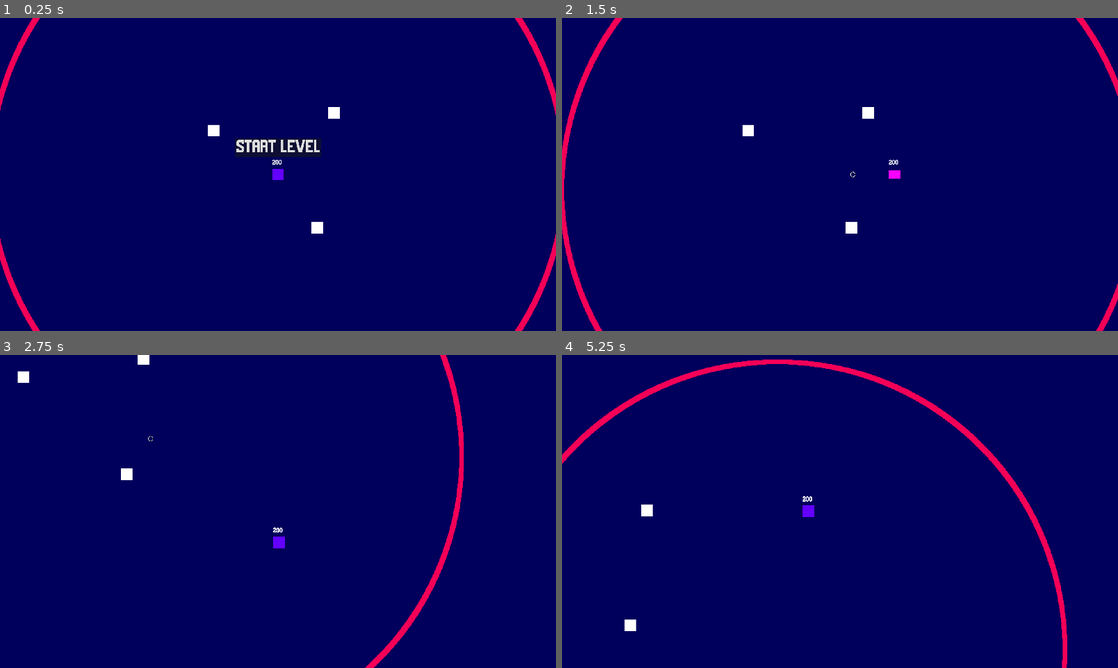
Above: before the commit, frames 1-4 (two rows, left to right).
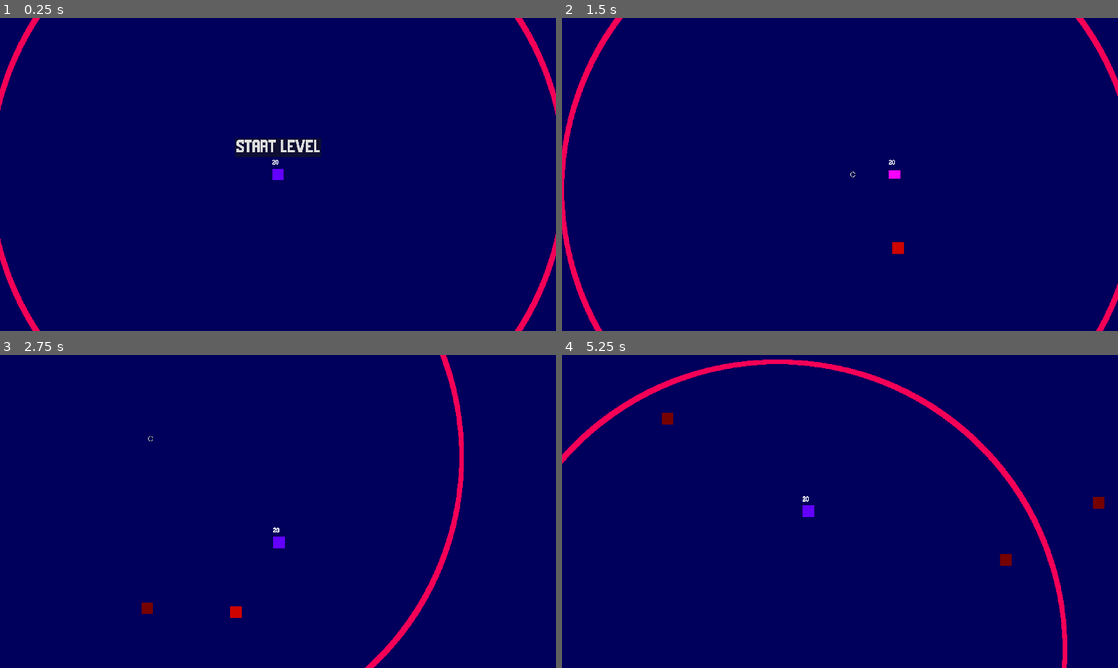
Above: after the commit, the same moments.

Repository: DirtyDan16/The-Safe-Zone
Game: Godot game, scene res://scenes/Levels/level_1.tscn
Same seed, same stepped clock (60 frames per second), same inputs: the game is played once before the commit and once after it.
Inputs (mouse positions are in pixels of both pictures, inside the frame that each line leads up to):
- Up to frame 1 (0.25 s): no input
- Up to frame 2 (1.5 s): click "START LEVEL" at 0.5 s; move the mouse to (840, 174) at 1.27 s; press the mouse at (840, 174) at 1.28 s; hold D (MoveRight) from 1.28 s (still down); tap Space (Dash) at 1.35 s
- Up to frame 3 (2.75 s): move the mouse to (166, 527) at 2.02 s; release D (MoveRight) at 2.03 s; release the mouse at (166, 527) at 2.03 s; hold S (MoveDown) from 2.03 s (still down); click (166, 527) at 2.1 s; tap F (Slash) at 2.3 s
- Up to frame 4 (5.25 s): move the mouse to (895, 442) at 2.77 s; release S (MoveDown) at 2.78 s; hold D (MoveRight) 2.78-3.53 s; hold F (Slash) 2.78-3.53 s; tap Space (Dash) at 3.05, 3.6 s; move the mouse to (812, 574) at 3.52 s; hold W (MoveUp) 3.53-4.28 s; click (812, 574) at 3.8 s; move the mouse to (1006, 558) at 4.27 s; press the mouse at (1006, 558) at 4.28 s; hold A (MoveLeft) from 4.28 s (still down); tap F (Slash) at 4.55, 5.1 s; move the mouse to (673, 464) at 5.02 s; release the mouse at (673, 464) at 5.03 s

The runs differ from the first frame. In frame 1, 0.2% of the frame differs, in the area x 37-62%, y 28-69%; in frame 2, 0.3%; in frame 3, 0.4%; in frame 4, 0.4%, in the area x 11-98%, y 18-89%.

Commit message:
a simple bug fix where when you shoot, you could could activate the shoot action twice

Diff:
--- a/scenes/Levels/level_1.tscn
+++ b/scenes/Levels/level_1.tscn
@@ -20,7 +20,7 @@
 [node name="ENEMY_SPAWNER - SquareSeeker" parent="." instance=ExtResource("2_idypi")]
 ENEMY_SQUARE_SEEKER_MIN_SPEED = 3.0
 ENEMY_SQUARE_SEEKER_MAX_SPEED = 7.0
-delay = 5.0
+delay = 0.5
 
 [node name="Player" parent="." instance=ExtResource("2_0xq7c")]
 unique_name_in_owner = true
@@ -52,18 +52,21 @@
 wait_time = 5.0
 
 [node name="ColorRect" type="ColorRect" parent="."]
+visible = false
 offset_left = -242.0
 offset_top = -171.0
 offset_right = -202.0
 offset_bottom = -131.0
 
 [node name="ColorRect2" type="ColorRect" parent="."]
+visible = false
 offset_left = 173.0
 offset_top = -233.0
 offset_right = 213.0
 offset_bottom = -193.0
 
 [node name="ColorRect3" type="ColorRect" parent="."]
+visible = false
 offset_left = 115.0
 offset_top = 164.0
 offset_right = 155.0
--- a/scenes/Player.tscn
+++ b/scenes/Player.tscn
@@ -117,6 +117,8 @@
 [node name="SlashCooldown" type="Timer" parent="."]
 one_shot = true
 
+[node name="AmmoReloadingDuration" type="Timer" parent="."]
+
 [connection signal="input_event" from="." to="." method="_on_input_event"]
 [connection signal="timeout" from="I-FramesDuration" to="." method="_on_i_frames_duration_timeout"]
 [connection signal="timeout" from="DashCooldown" to="." method="_on_dash_cooldown_timeout"]
--- a/scripts/ENEMY-square_seeker.gd
+++ b/scripts/ENEMY-square_seeker.gd
@@ -25,7 +25,6 @@
 func _on_hitbox_collided_with_player(player: Player) -> void:
 	player.taken_damage(damageOnContact);
 	collidedWithPlayer.emit()
-	print("enemy dead")
 	queue_free()
 
 
--- a/scripts/level_1.gd
+++ b/scripts/level_1.gd
@@ -2,7 +2,7 @@
 
 
 func _ready():
-	PLAYER_HP = 200;
+	PLAYER_HP = 20;
 	PLAYER_SPEED = 600
 	SAFE_ZONE_MIN_SPEED = 100
 	SAFE_ZONE_MAX_SPEED = 150
--- a/scripts/player.gd
+++ b/scripts/player.gd
@@ -83,10 +83,12 @@
 	if !isAlive:
 		return
 	if !isCurrentlyDashing:
-		if (Input.is_action_just_pressed("Slash") and !isOnSlashCooldown and !isSlashing):
+		if (event.is_action_pressed("Slash") and !isOnSlashCooldown and !isSlashing):
 			player_slash()
-		if (Input.is_action_just_pressed("Shoot") and !isOnShootCooldown):
+		elif (event.is_action_pressed("Shoot") and !isOnShootCooldown):
+			print("shoot")
 			player_shoot()
+
 
 func player_slash():
 	isSlashing = true;
@@ -149,7 +151,6 @@
 	moveDirection = Vector2(0,0); #resets the direction the player is moving towards (used for dashes)
 
 func player_starts_dashing() ->void:
-	#print("isCurrentlyDashing = ",isCurrentlyDashing)
 	change_brightness(2.5)
 	shape.size.y = 30
 	shape.position.y += 5;
@@ -160,16 +161,14 @@
 	dash_cooldown.start() #have a cooldown between the current and the next dash
 
 func while_dashing(delta) -> void:
-	#print("isCurrentlyDashing = ",isCurrentlyDashing)
 	position += dashMoveDirection*_DASH_SPEED*delta; #dash movement
-	if sqrt(pow(position.y - startingPosWhenDashed.y,2) +
-	   pow(position.x - startingPosWhenDashed.x,2)) > _DASH_AMOUNT: #if the player reached a certain distance, make them stop dashing
-			change_brightness(1/2.5)
-			shape.size.y = 40
-			shape.position.y -= 5;
-			isCurrentlyDashing = false;
-			dashMoveDirection = Vector2(0,0)
-			#print("isCurrentlyDashing = ",isCurrentlyDashing)
+	if position.distance_to(startingPosWhenDashed) > _DASH_AMOUNT: #if the player reached a certain distance, make them stop dashing
+		change_brightness(1/2.5)
+		shape.size.y = 40
+		shape.position.y -= 5;
+		isCurrentlyDashing = false;
+		dashMoveDirection = Vector2(0,0)
+
 
 func _on_dash_cooldown_timeout():
 	canDashAgain = true;
--- a/scripts/safe_zone_area.gd
+++ b/scripts/safe_zone_area.gd
@@ -3,7 +3,7 @@
 @onready var out_of_zone_taking_damage_delay = %OutOfZoneTakingDamageDelay
 
 
-func _on_body_exited(body) -> void:
+func _on_body_exited(body: Player) -> void:
 	if !body.is_in_group("Player"):
 		return
 	if body.getDashStatus() == false:
@@ -11,12 +11,12 @@
 		body.taken_damage(1);
 		print("Player's HP is: ",body.getHP());
 	else:
-		while true:
+		while true: #this is a checker for if the player is still invincible via dashing
+			push_warning("player dashing outside of zone");
 			await get_tree().create_timer(0.02).timeout
 			if body.getDashStatus() == false:
 				_on_out_of_zone_taking_damage_delay_timeout()
 				break;
-
 
 	out_of_zone_taking_damage_delay.start()
 
@@ -31,7 +31,7 @@
 	var SafeZones: Array = get_tree().get_nodes_in_group("SafeZones")
 	for SafeZone in SafeZones:
 		for shape in SafeZone.get_node("OutlineOfSafeZone").get_node("DetectionArea").get_overlapping_bodies():
-			if shape == Player: return
+			if shape == player: return
 
 	player.taken_damage(1);
 	#print("Player's HP is: ",Player.getHP());
Not shown: 1 places in scenes/Levels/level_1.tscn that only renumber resources
